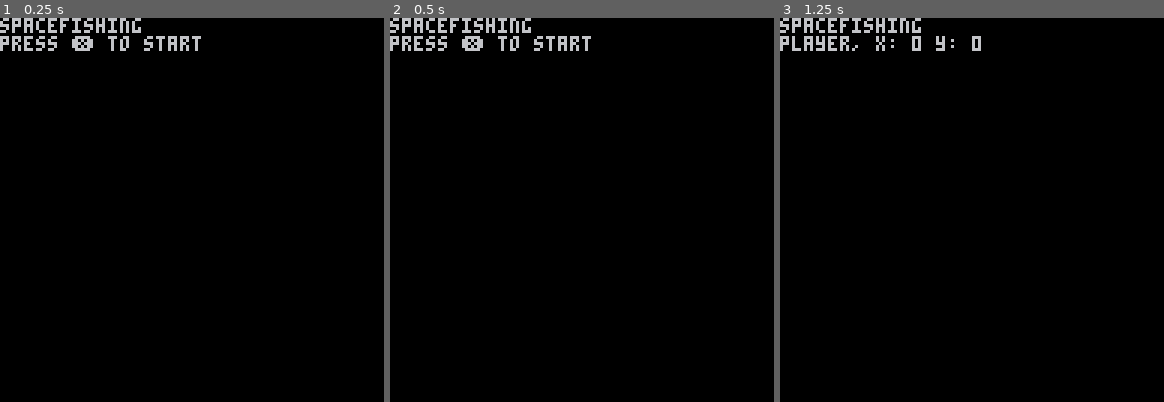
Above: before the commit, frames 1-3 (left to right).
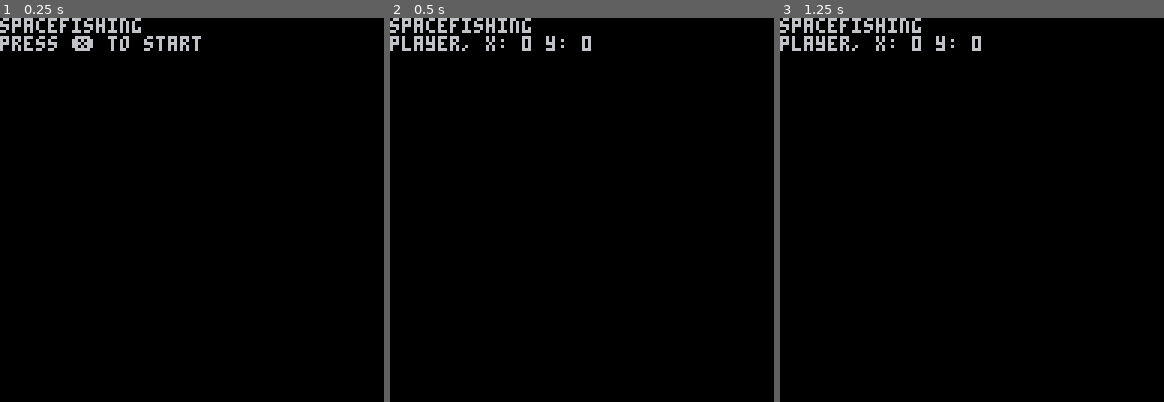
Above: after the commit, the same moments.

Repository: conner-calhoun/pico8
Game: PICO-8 cartridge spacefishing.p8
Two runs of this game, one before a commit and one after it. Both use one fixed random seed, a clock stepped at 60 frames per second and the inputs below.
Inputs:
- Up to frame 1 (0.25 s): no input
- Up to frame 2 (0.5 s): tap O (Z key) at 0.33 s
- Up to frame 3 (1.25 s): tap O (Z key) at 0.7 s; tap X (X key) at 1.07 s

Frame 1 is identical in both runs. In frame 2, 0.9% of the frame differs, in the area x 3-53%, y 4-9%; in frame 3, nothing differs.

Commit message:
stardine time

Diff:
--- a/spacefishing.p8
+++ b/spacefishing.p8
@@ -4,13 +4,13 @@
 title='spacefishing'
 
 -- controls
-controls={
+controls = {
 	left=0,
 	right=1,
 	up=2,
 	down=3,
 	grab=4,
-	fire=5
+	reel=5
 }
 
 -- flags
@@ -22,11 +22,12 @@
 player = {
 	name="player",
 	health=3,
+	x=0,
+	y=0,
+	active_sprite=0,
 	sprites={
 		idle=001
-	},
-	x=0,
-	y=0
+	}
 }
 
 function player:new()
@@ -39,6 +40,23 @@
 
 function player:update()
 	-- do player stuff
+	print(self.name..', x: '..self.x..' y: '..self.y)
+end
+
+-- stardine, a space fish
+stardine = {
+	name="stardine",
+	x=0,
+	y=0
+}
+function stardine:new()
+	o = {}
+	setmetatable(o, self)
+	self.__index=self
+
+	return o
+end
+function stardine:update()
 	print(self.name..', x: '..self.x..' y: '..self.y)
 end
 
@@ -68,11 +86,11 @@
 end
 
 function show_title()
-	-- for now, jsut print. make it fancy later
+	-- for now, just print. make it fancy later
 	print(title)
 	print('press ❎ to start')
 	while true do
-		if (btn(controls.fire)) then
+		if (btn(controls.reel) or btn(controls.grab)) then
 			loaded=true
 			break
 		end
